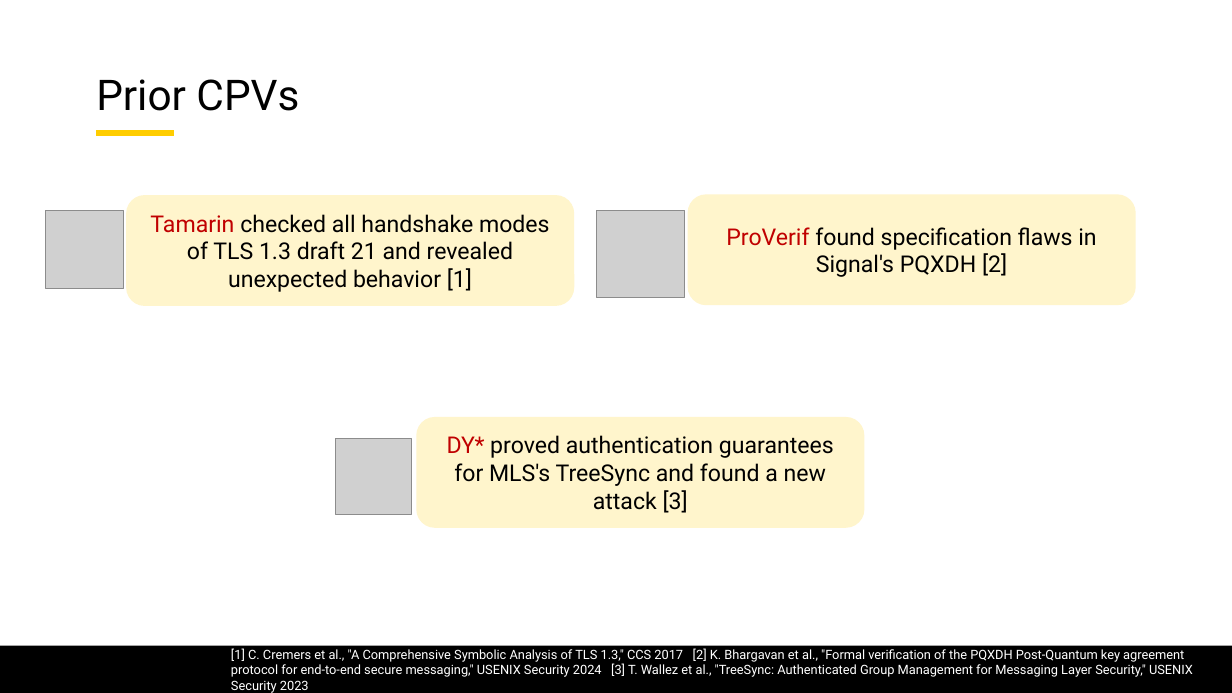
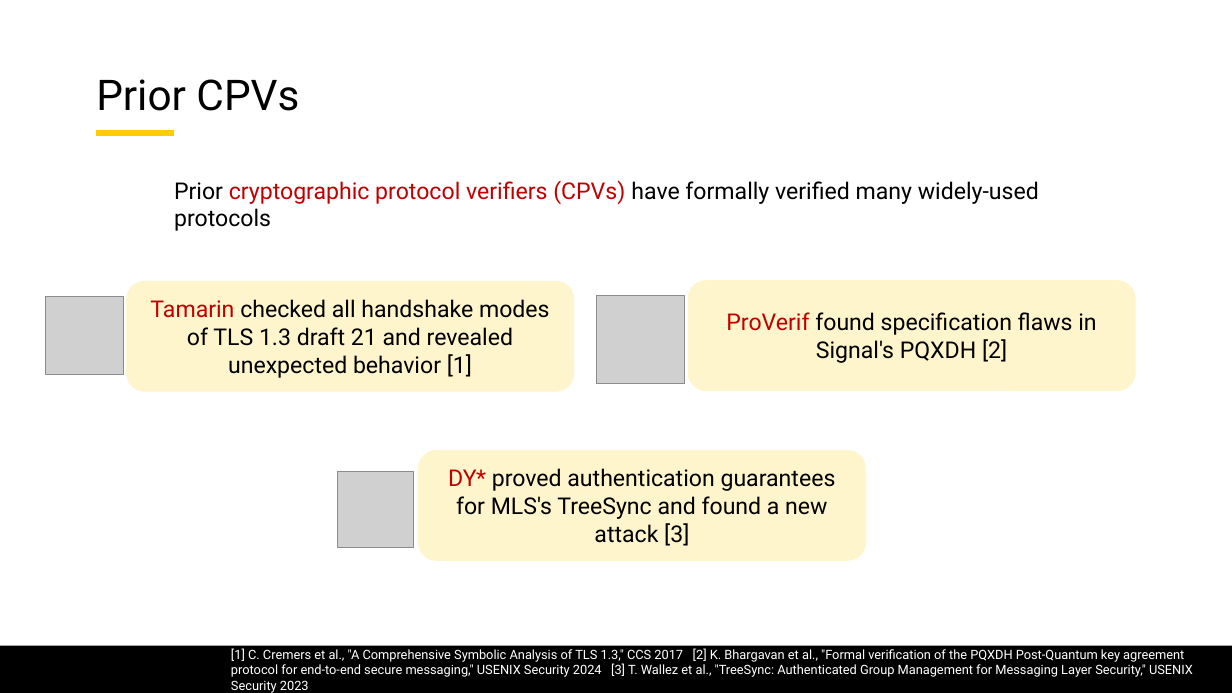
Before and after one commit to lorchrob/graduate_research_symposium, a slide deck: slide 25 of symposium_slides.pptx (slide 11 before the commit). Drawn at 1232x693 pixels with LibreOffice and Linux fonts; fonts in the diff are those of the drawing; grey boxes stand for pictures; background and template pictures are left out. Boxes give left, top, right and bottom in pixels: in the first picture for what was removed or moved away, otherwise in the second. Text is boxed around its words. In the diff, an @@ line names an element or a change of style, - is before the commit and + after.

```diff
--- a/symposium_slides.pptx
+++ b/symposium_slides.pptx
@@ text added at (174, 180, 1039, 204), 18 pt, text #000000 @@
+Prior cryptographic protocol verifiers (CPVs) have formally verified many widely-used protocols
@@ 2 pictures, 2 rounded rectangles: place and size @@
-2 pictures, 2 rounded rectangles at (45, 194, 1136, 306)
+2 pictures, 2 rounded rectangles at (45, 280, 1136, 392)
@@ picture: place and size @@
-picture at (336, 439, 412, 515)
+picture at (337, 471, 413, 547)
@@ rounded rectangle "DY* proved authentication guarantees for ...": place and size @@
-rounded rectangle "DY* proved authentication guarantees for ..." at (417, 417, 865, 528)
+rounded rectangle "DY* proved authentication guarantees for ..." at (418, 450, 866, 561)
```
Also in this commit, not shown: 36 other slides changed, 28 slides added.
